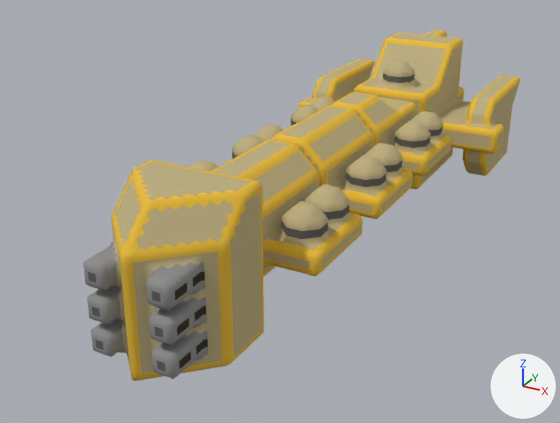
A saved change to the OBJ model src/jsMain/resources/meshes/mechyrdia-5-nova-roma-class.obj.
Before and after are seen from a camera (50 mm lens) standing at (45.8, -102.7, 39.8) and looking at (-3.0, -13.9, -4.6). The axes (+X, +Y, +Z) are drawn at lower right. The lights are the same throughout. Where no turn or scale is listed for an object, it has been applied to the vertices.

Objects in the first picture: 'mechyrdia-5-nova-roma-class'.
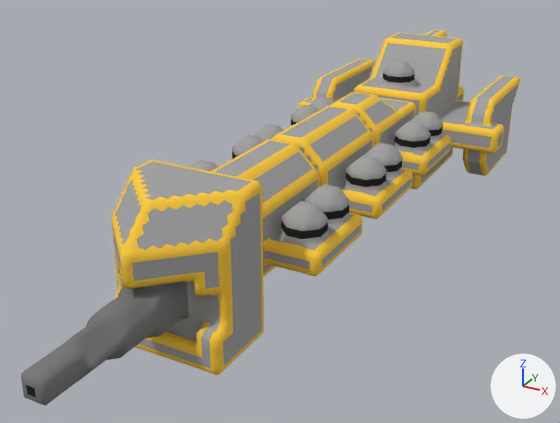
The newer file is also turned or shifted as a whole; pictures and numbers use the older file's frame.

The change in detail:
me_mechyrdia_5_nova_roma_class is used by ob_mechyrdia_5_nova_roma_class; location (0.0, 0.0, 0.0).
me_mechyrdia_5_nova_roma_class had 16934 vertices, 33864 faces and spanned x -18.5..18.5, y -51.3..44.7, z -11.2..11.8.
me_mechyrdia_5_nova_roma_class now has 16764 vertices, 33526 faces and spans x -18.5..18.5, y -64.3..44.7, z -11.2..11.8.
me_mechyrdia_5_nova_roma_class part 1: 54 vertices moved from x -7.0..7.0, y -51.3..-44.3, z -9.2..3.3 to x -7.5..7.5, y -51.8..-44.3, z -9.2..2.8; 975 vertices removed from x -7.5..7.5, y -51.3..-43.3, z -9.2..4.2; 805 vertices added at x -7.5..7.5, y -64.3..-43.3, z -9.2..3.3.
me_mechyrdia_5_nova_roma_class part 2: 31619 kept faces spanning x -18.5..18.5, y -51.8..44.7, z -11.2..11.8 get new texture (UV) coordinates.

Changed parts and their boxes (x1, y1, x2, y2) in the pictures (560 x 423 px; the box of a moved part takes in the faces that stretch with it):
'mechyrdia-5-nova-roma-class', reshaped (14% wider, 7% taller): before (83, 29, 520, 381); after (21, 29, 520, 406)
part 1 of me_mechyrdia_5_nova_roma_class, moved or reshaped: before (83, 236, 236, 381); after (21, 241, 236, 406)
part 2 of me_mechyrdia_5_nova_roma_class, surface changed (yellow to grey): (111, 29, 520, 358) in both
